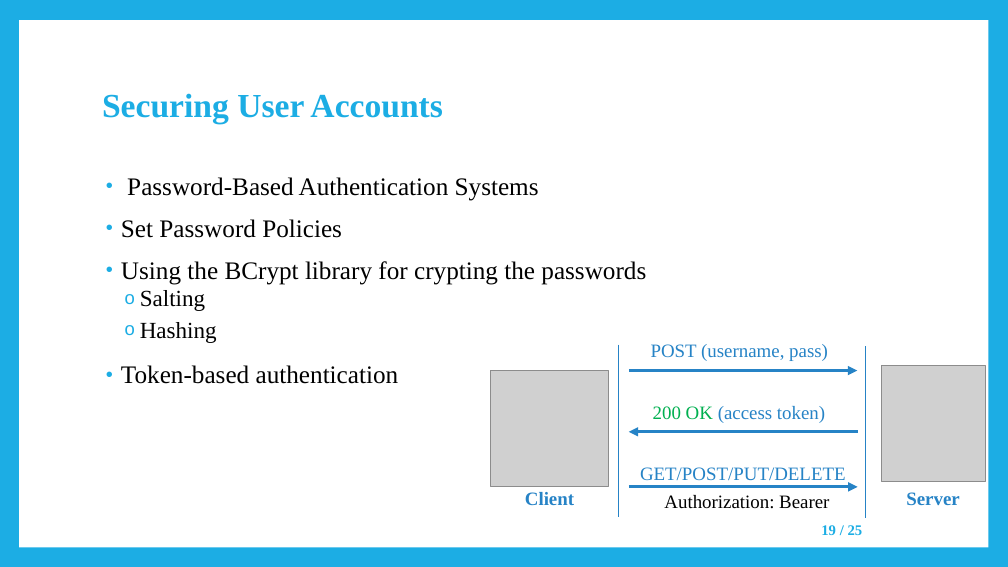
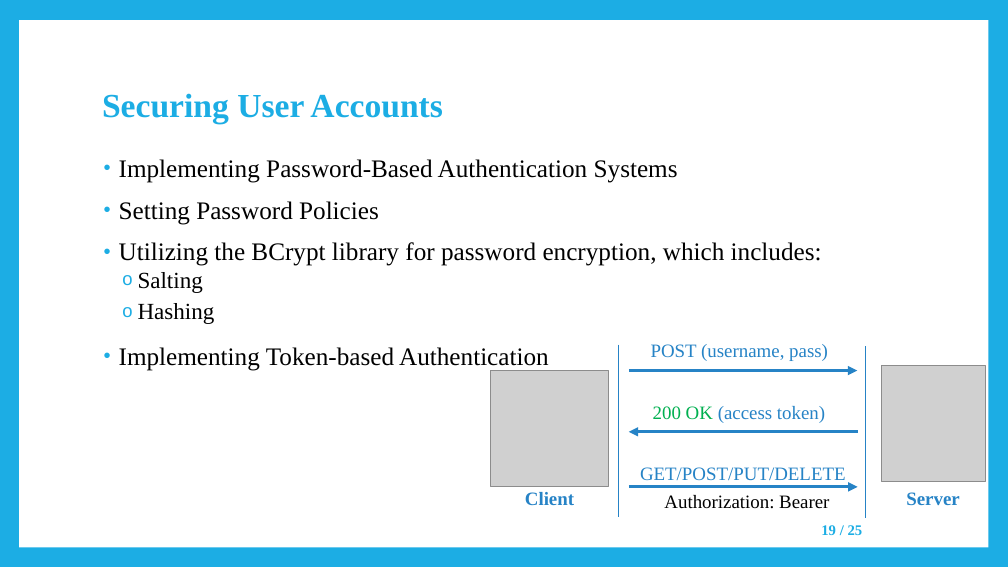
Before and after one commit to negarK2000/Presentation, a slide deck: slide 19 of SavingsFundsManagementSystems/SavingsFundsManagementSystems_Presentation.pptx. Drawn at 1008x567 pixels with LibreOffice and Linux fonts; fonts in the diff are those of the drawing; grey boxes stand for pictures. Boxes give left, top, right and bottom in pixels: in the first picture for what was removed or moved away, otherwise in the second. Text is boxed around its words. In the diff, an @@ line names an element or a change of style, - is before the commit and + after.

```diff
--- a/SavingsFundsManagementSystems/SavingsFundsManagementSystems_Presentation.pptx
+++ b/SavingsFundsManagementSystems/SavingsFundsManagementSystems_Presentation.pptx
@@ text "Implementing Password-Based Authentication Systems": place and size @@
-text "Implementing Password-Based Authentication Systems" at (121, 177, 646, 384)
+text "Implementing Password-Based Authentication Systems" at (119, 159, 822, 371)
@@ text at (119, 159, 822, 266): text changed @@
-• Password-Based Authentication Systems
-• Set Password Policies
-• Using the BCrypt library for crypting the passwords
+• Implementing Password-Based Authentication Systems
+• Setting Password Policies
+• Utilizing the BCrypt library for password encryption, which includes:
@@ text at (119, 347, 549, 371): text changed @@
-• Token-based authentication
+• Implementing Token-based Authentication
```
Also in this commit, not shown: 18 other slides changed, 11 other files.
